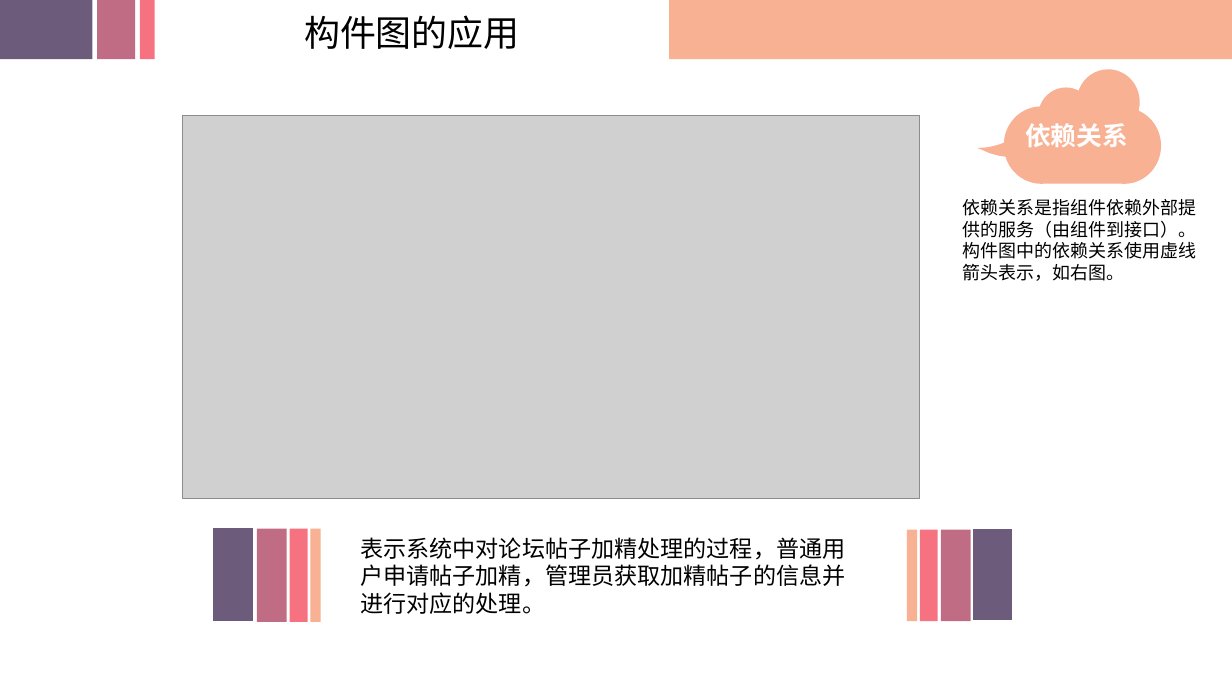
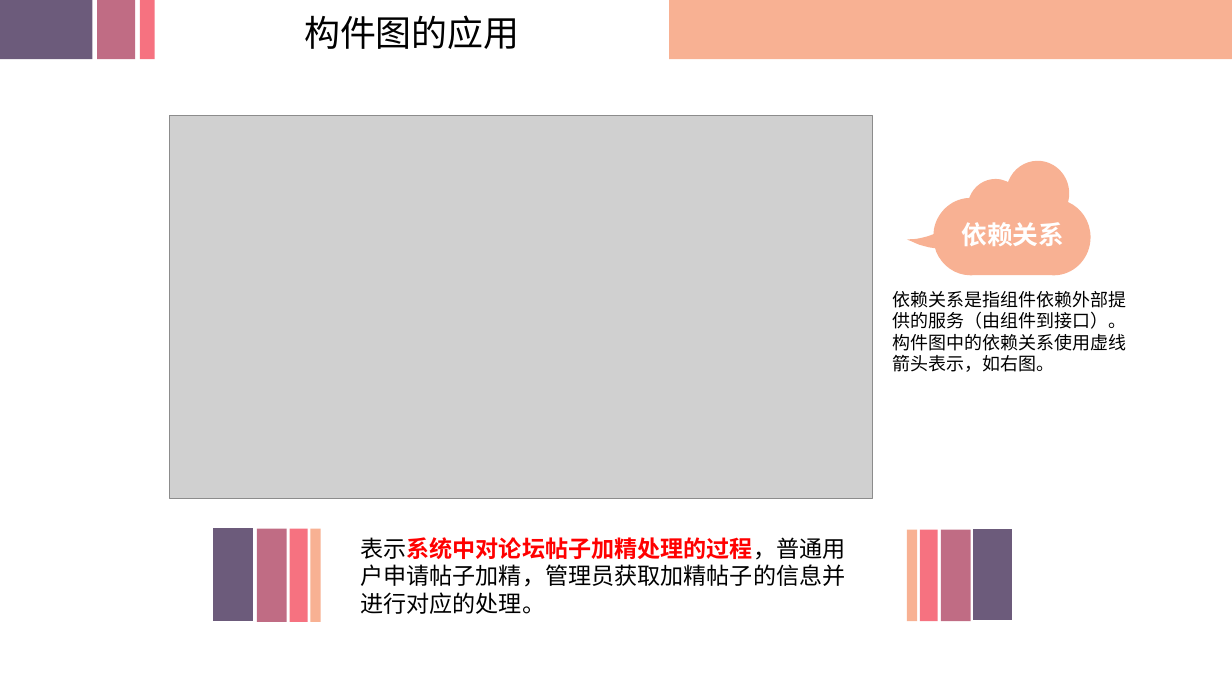
Before and after one commit to SRA2021-G04/project, a slide deck: slide 26 of 非受控文件/翻转课堂/SRA2021-G04-翻转课堂06.pptx. Drawn at 1232x693 pixels with LibreOffice and Linux fonts; fonts in the diff are those of the drawing; grey boxes stand for pictures; background and template pictures are left out. Boxes give left, top, right and bottom in pixels: in the first picture for what was removed or moved away, otherwise in the second. Text is boxed around its words. In the diff, an @@ line names an element or a change of style, - is before the commit and + after.

```diff
--- a/非受控文件/翻转课堂/SRA2021-G04-翻转课堂06.pptx
+++ b/非受控文件/翻转课堂/SRA2021-G04-翻转课堂06.pptx
@@ picture resized from (x1=183, y1=116, x2=921, y2=499) to (x1=170, y1=116, x2=872, y2=499) @@
@@ freeform shape moved from (x1=977, y1=70, x2=1161, y2=184) to (x1=907, y1=161, x2=1091, y2=276) @@
@@ text "依赖关系" moved from (x1=1025, y1=123, x2=1128, y2=147) to (x1=961, y1=222, x2=1064, y2=246) @@
@@ text "依赖关系" at (x1=961, y1=222, x2=1064, y2=246): alignment left to centre @@
@@ text "依赖关系是指组件依赖外部提供的服务（由组件到接口）。" moved from (x1=963, y1=199, x2=1197, y2=281) to (x1=892, y1=291, x2=1126, y2=372) @@
@@ text "表示系统中对论坛帖子加精处理的过程，普通用户申请帖子加精，管理员获取加精帖子的信息并进行对应的处理。" at (x1=360, y1=537, x2=845, y2=614): text colour #000000 to #FF0000, bold on in "表示系统中对论坛帖子加精处理的过程，普通用户申请帖子加精，管理员获取加精帖子的信息并进行对应的处理。" @@
```
Also in this commit, not shown: 21 other slides changed, 1 other file.
